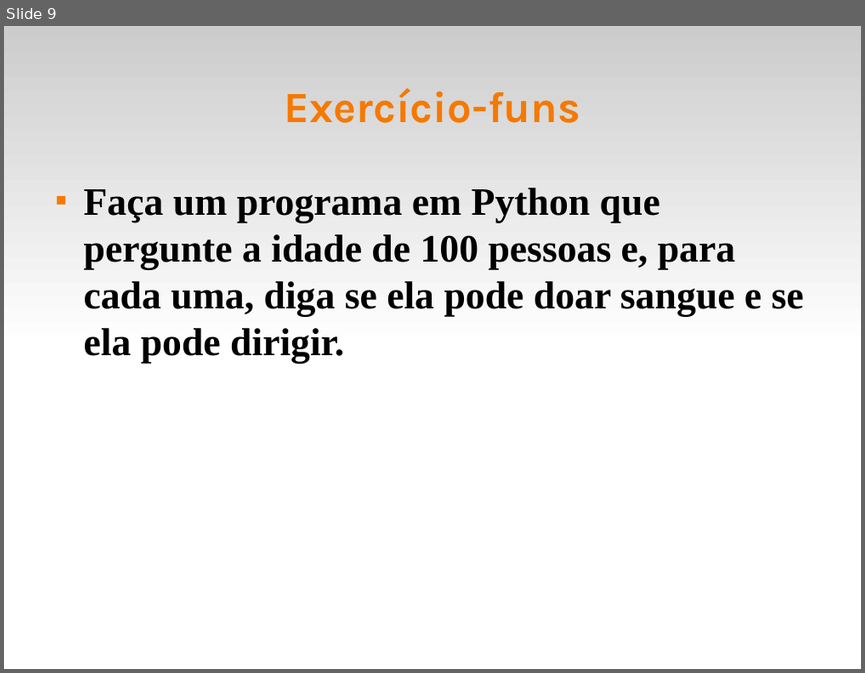
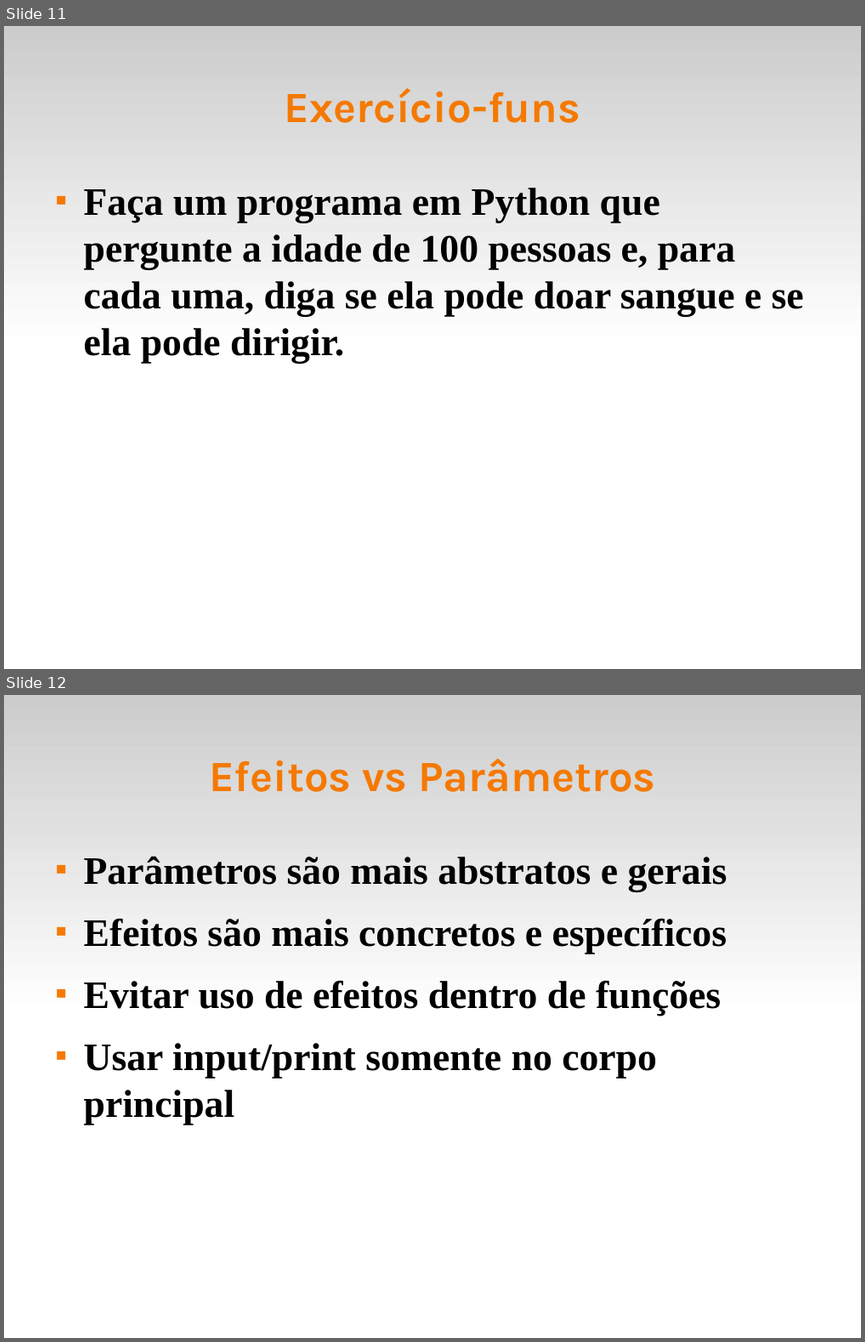
Before and after one commit to fsantanna-uerj/IPD, a slide deck: slides/ipd-06-funs.odp. Shown one above the other, each under a label of ours: slide 9 before the commit, slides 11 and 12 after it. The pictures are 865x673 and 865x1342 pixels, drawn with LibreOffice and Linux fonts; fonts in the diff are those of the drawing. Boxes give left, top, right and bottom in pixels: in the first picture for what was removed or moved away, otherwise in the second. Text is boxed around its words. In the diff, an @@ line names an element or a change of style, - is before the commit and + after.

```diff
--- a/slides/ipd-06-funs.odp
+++ b/slides/ipd-06-funs.odp
@@ slide 12 added at box(4, 695, 861, 1338), background #FFFFFF; not listed: 1 template element that a slide beside it also shows @@
@@ title added at box(209, 758, 655, 792), 40 pt, text #F57900, bold @@
+Efeitos vs Parâmetros
@@ freeform shape added at box(72, 849, 72, 849), fill #99CCFF, outline #FF0000 4.25 pt @@
@@ text added at box(84, 856, 727, 1124), 36 pt, text #000000, bold @@
+■ Parâmetros são mais abstratos e gerais
+■ Efeitos são mais concretos e específicos
+■ Evitar uso de efeitos dentro de funções
+■ Usar input/print somente no corpo principal
@@ what was slide 9 is now slide 11 @@
```
Also in this commit, not shown: 2 slides changed, 2 other slides added, 5 other files.
